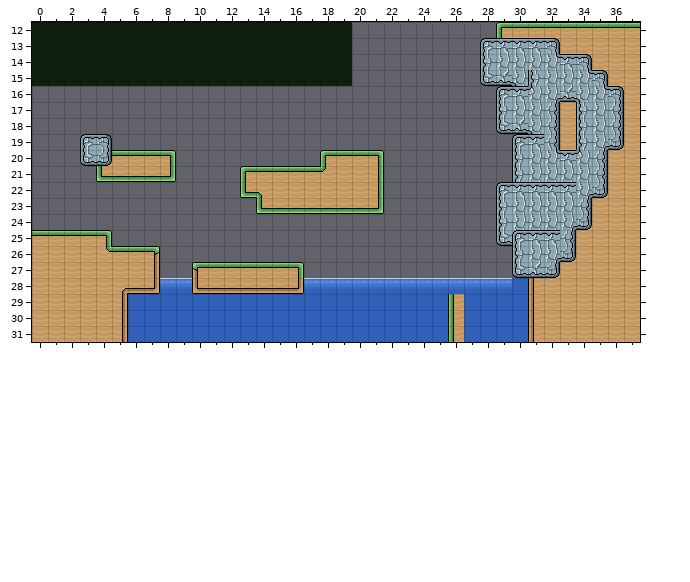
An edit to a level. Tiled map, res/worlds/lake.tmx. The first picture shows the starting point.
Cells are 16x16 px. Shown: x 0..37, y 12..31.
The same view after the edit:
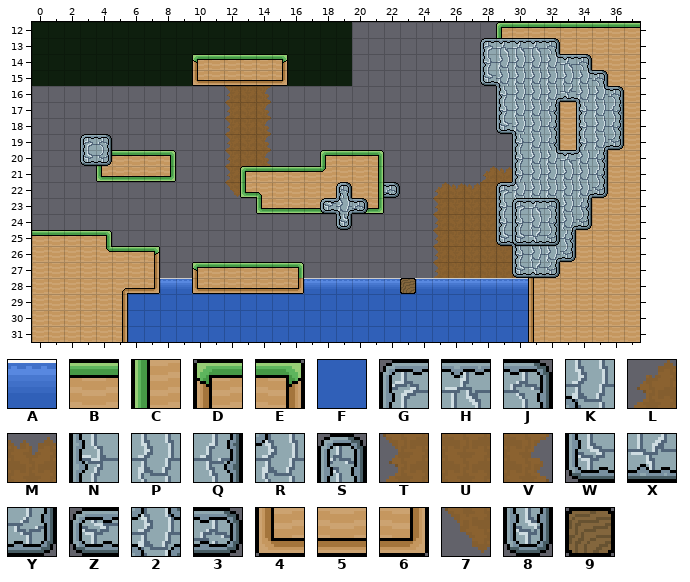
Key: from "Tileset": A 60, B 122, C 181, D 244, E 245, F 300, G 311, H 312, J 313, K 315, L 368, M 369, N 371, P 372, Q 373, R 375, S 376, T 428, U 429, V 430, W 431, X 432, Y 433, Z 435, 2 436, 3 437, 4 481, 5 482, 6 483, 7 488, 8 496, 9 546.
_ is an empty cell.
Change:
Layer "Background #2":
The edit adds tile 7 in row 22 at x 12.
The edit adds tile A in row 28 at x 23.
The edit adds tile L in row 21 at x 28; in row 22 at x 25.
The edit adds tile M in row 21 at x 29; in row 22 at x 26 to 27.
The edit adds tile T in rows 16 to 21 at x 12; in rows 23 to 27 at x 25.
The edit adds tile U in rows 16 to 20 at x 13; in row 22 at x 28 to 29; in rows 23 to 24 at x 26 to 28; in rows 25 to 26 at x 26 to 29; in row 27 at x 26 to 30.
The edit adds tile V in rows 16 to 20 at x 14.
Layer "Foreground":
Tile H gives way to one hidden under a higher layer in row 25 at x 31.
The edit adds tile 3 in row 22 at x 22.
The edit adds tile 4 in row 15 at x 10.
The edit adds tile 5 in row 15 at x 11 to 14.
The edit adds tile 6 in row 15 at x 15.
Tile A gives way to tile 9 in row 28 at x 23.
Tile F gives way to tile A in row 28 at x 30.
The edit adds tile B in row 14 at x 11 to 14.
The edit adds tile D in row 14 at x 10.
The edit adds tile E in row 14 at x 15.
Tile C gives way to tile F in rows 29 to 31 at x 26.
Tile G gives way to tile K in row 25 at x 30.
Tile X gives way to tile K in row 15 at x 29; in row 18 at x 30.
Tile G gives way to tile N in row 16 at x 29; in row 19 at x 30.
Tile H gives way to tile P in row 16 at x 30; in row 19 at x 31; in row 22 at x 31 to 33; in row 25 at x 32.
Tile K gives way to tile P in row 15 at x 30; in row 18 at x 31.
Tile N gives way to tile P in row 15 at x 31.
Tile R gives way to tile P in row 16 at x 31.
Tile H gives way to tile R in row 22 at x 30.
Layer "Overlap":
The edit adds tile 2 in row 23 at x 19.
The edit adds tile 3 in row 23 at x 20.
The edit adds tile 8 in row 24 at x 19.
The edit adds tile G in row 23 at x 30.
The edit adds tile H in row 23 at x 31.
The edit adds tile J in row 23 at x 32.
The edit adds tile N in row 24 at x 30.
The edit adds tile Q in row 24 at x 32.
The edit adds tile S in row 22 at x 19.
The edit adds tile W in row 25 at x 30.
The edit adds tile X in row 25 at x 31.
The edit adds tile Y in row 25 at x 32.
The edit adds tile Z in row 23 at x 18.
Boxes around the changes in both pictures, in picture pixels (x1, y1, x2, y2):
added: (192, 54, 288, 197)
changed: (496, 70, 542, 101)
changed: (512, 119, 544, 149)
changed: (433, 166, 576, 289)
added: (320, 182, 368, 230)
added: (384, 182, 400, 198)
changed: (400, 278, 416, 294)
changed: (448, 294, 464, 342)
